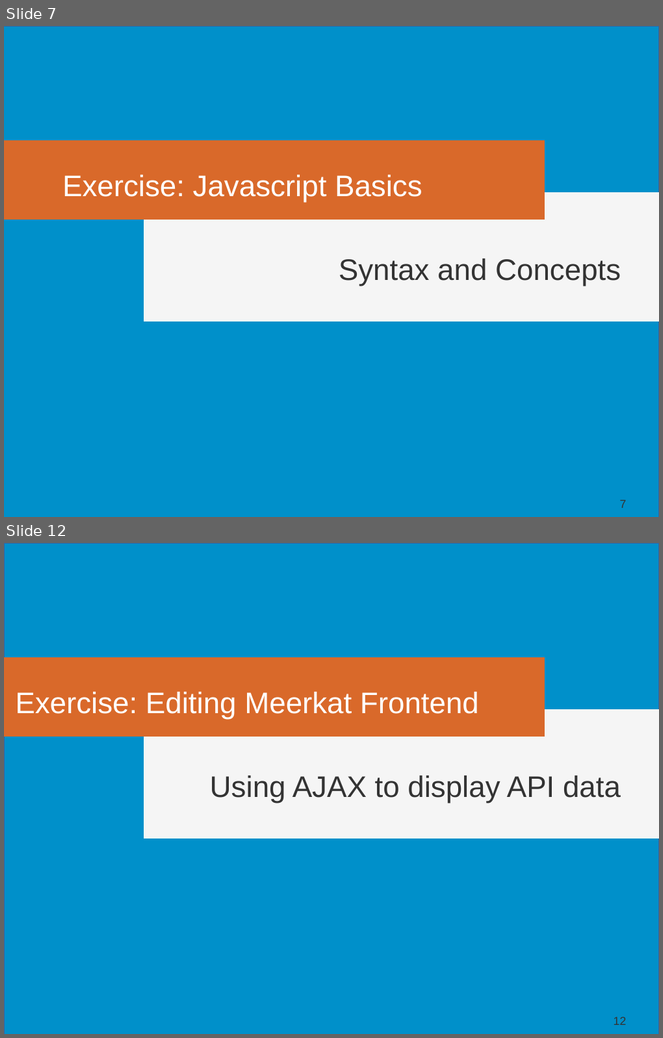
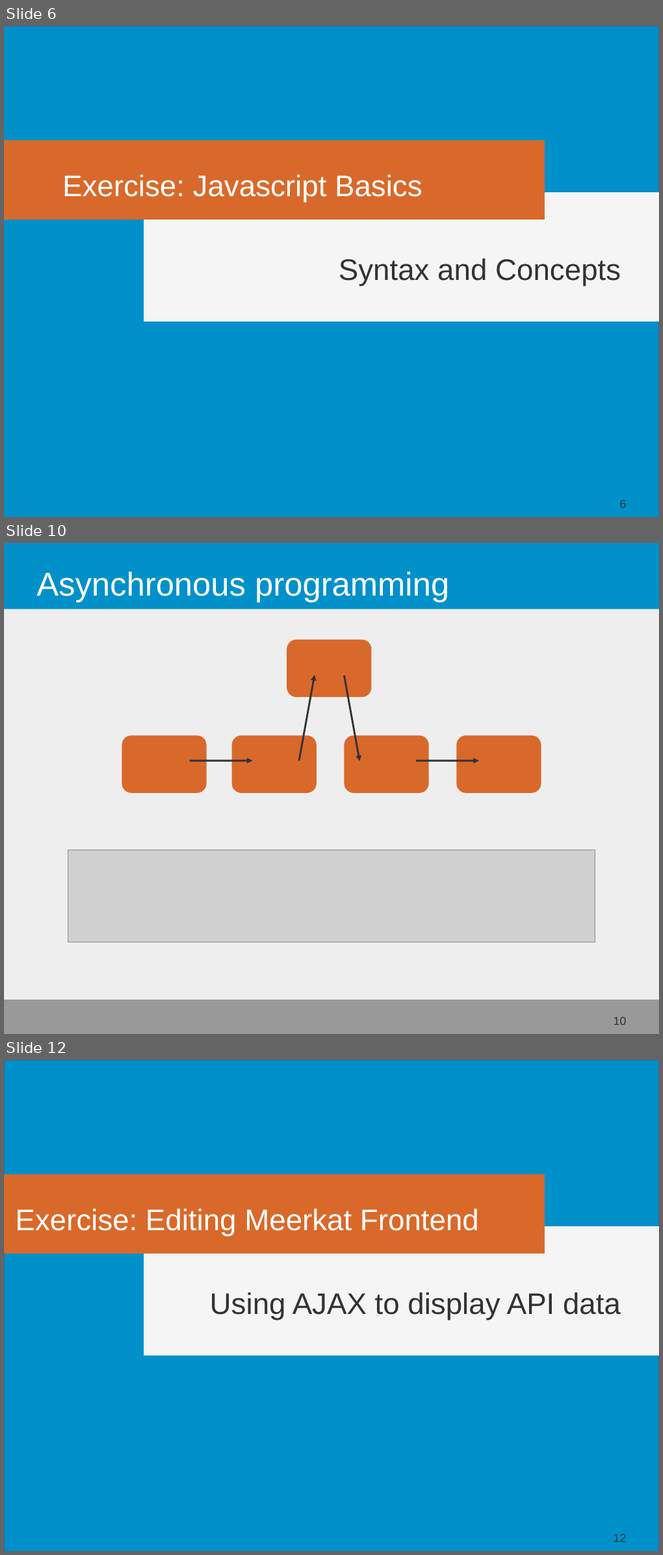
Before and after one commit to fjelltopp/training, a slide deck: javascript/javascript.odp. Shown one above the other, each under a label of ours: slides 7 and 12 before the commit, slides 6, 10 and 12 after it; the slides between them are not shown. The pictures are 663x1038 and 663x1555 pixels, drawn with LibreOffice and Linux fonts; fonts in the diff are those of the drawing; grey boxes stand for pictures. Boxes give left, top, right and bottom in pixels: in the first picture for what was removed or moved away, otherwise in the second. Text is boxed around its words. In the diff, an @@ line names an element or a change of style, - is before the commit and + after.

Commit message:
Javascript programming slides.

```diff
--- a/javascript/javascript.odp
+++ b/javascript/javascript.odp
@@ slide 10 added at bbox=[4, 543, 659, 1034], background #FFFFFF; not listed: 2 template elements that a slide beside it also shows @@
@@ rectangle added at bbox=[4, 543, 659, 1034], fill #EEEEEE @@
@@ title added at bbox=[36, 572, 449, 602], 40 pt, text #FFFFFF @@
+Asynchronous programming
@@ rounded rectangle added at bbox=[287, 640, 372, 698], fill #D9692A @@
@@ group added at bbox=[122, 675, 542, 793]: 4 rounded rectangles, 4 arrows @@
@@ picture added at bbox=[68, 850, 595, 943] @@
@@ page number added at bbox=[614, 1017, 627, 1025], 14 pt, text #333333 @@
+10
@@ what was slide 7 is now slide 6 @@
@@ page number at bbox=[620, 500, 627, 508]: text changed @@
-7
+6
```
Also in this commit, not shown: 5 slides changed, 2 other slides added, 3 slides removed.
